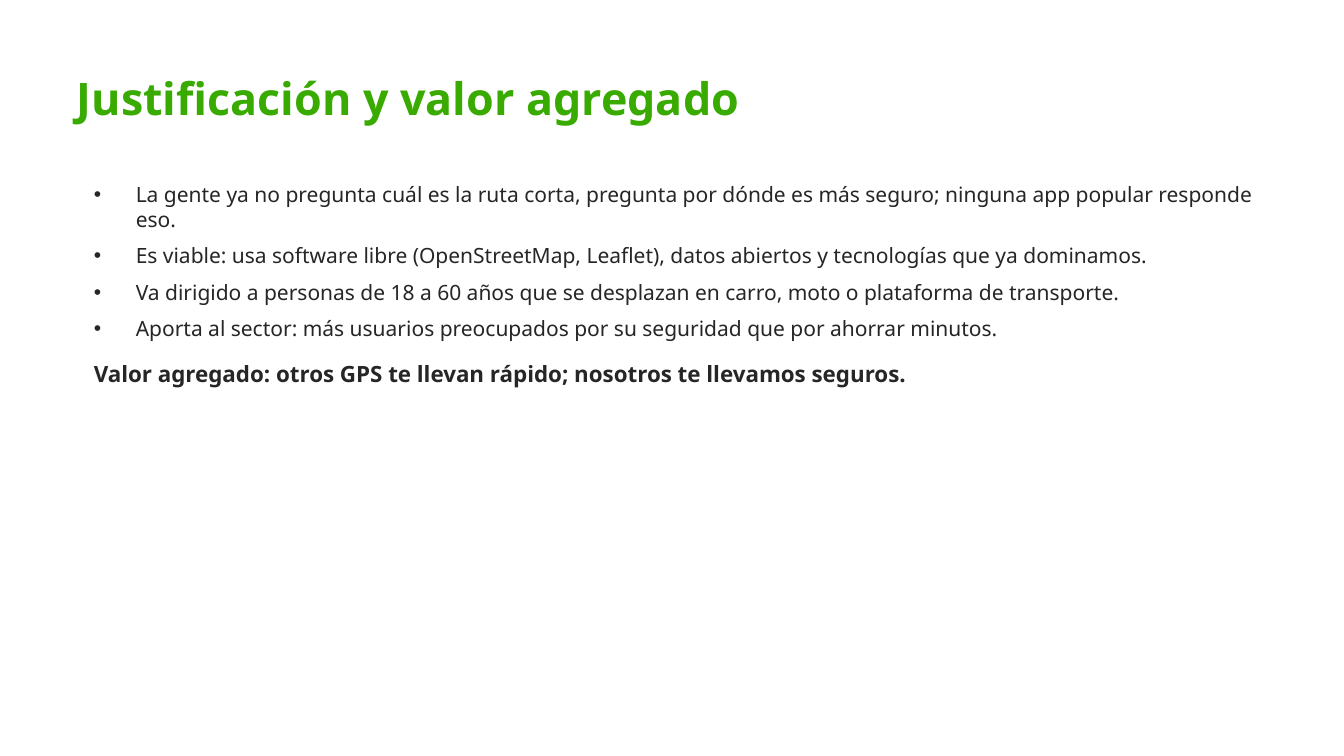
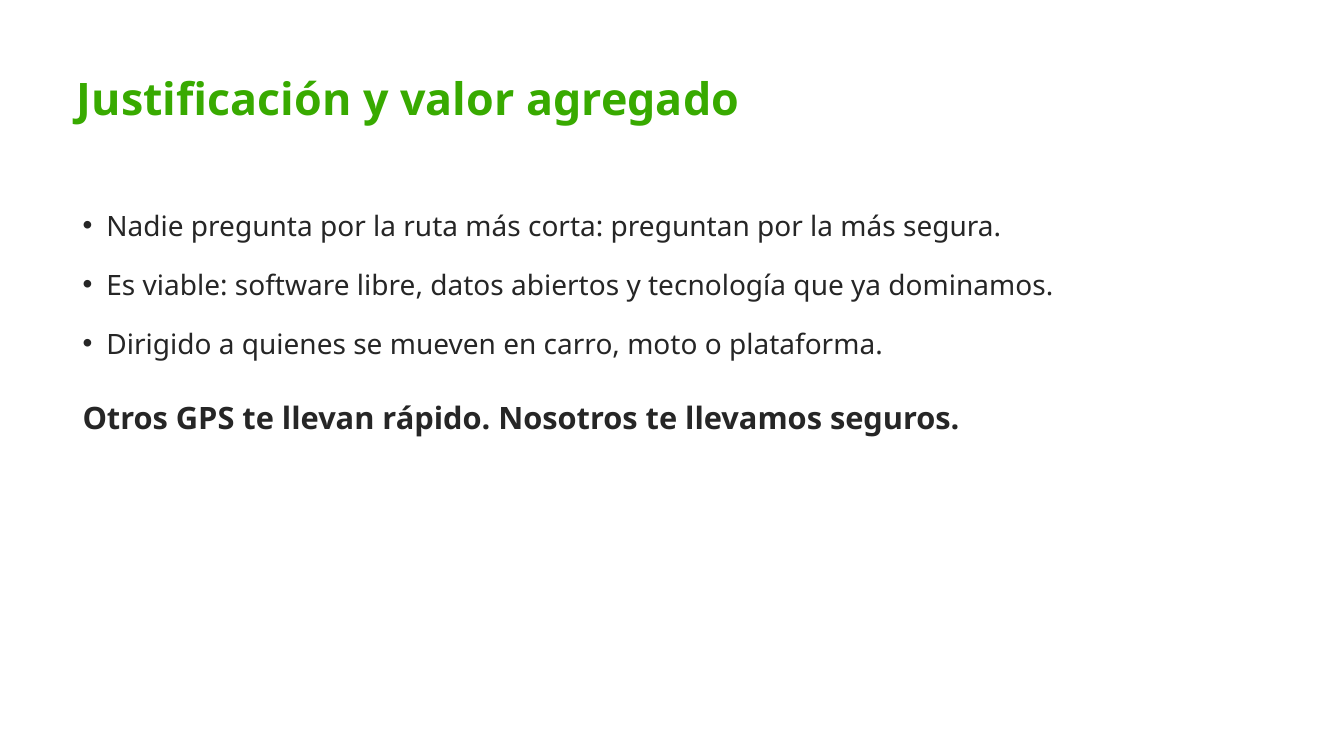
Before and after one commit to gabycastabaryo3-cmd/media-tecnica, a slide deck: slide 3 of docs/presentacion.pptx. Drawn at 1344x756 pixels with LibreOffice and Linux fonts; fonts in the diff are those of the drawing; background and template pictures are left out. Boxes give left, top, right and bottom in pixels: in the first picture for what was removed or moved away, otherwise in the second. Text is boxed around its words. In the diff, an @@ line names an element or a change of style, - is before the commit and + after.

```diff
--- a/docs/presentacion.pptx
+++ b/docs/presentacion.pptx
@@ text "Nadie pregunta por la ruta ..." at <box>83,214,1053,437</box>: vertical alignment middle to top @@
@@ text at <box>83,214,1053,437</box>: text changed; size 15 to 20 pt @@
-• La gente ya no pregunta cuál es la ruta corta, pregunta por dónde es más seguro; ninguna app popular responde eso.
-• Es viable: usa software libre (OpenStreetMap, Leaflet), datos abiertos y tecnologías que ya dominamos.
-• Va dirigido a personas de 18 a 60 años que se desplazan en carro, moto o plataforma de transporte.
-• Aporta al sector: más usuarios preocupados por su seguridad que por ahorrar minutos.
-Valor agregado: otros GPS te llevan rápido; nosotros te llevamos seguros.
+• Nadie pregunta por la ruta más corta: preguntan por la más segura.
+• Es viable: software libre, datos abiertos y tecnología que ya dominamos.
+• Dirigido a quienes se mueven en carro, moto o plataforma.
+Otros GPS te llevan rápido. Nosotros te llevamos seguros.
```
Also in this commit, not shown: 8 other slides changed, 2 other files.
